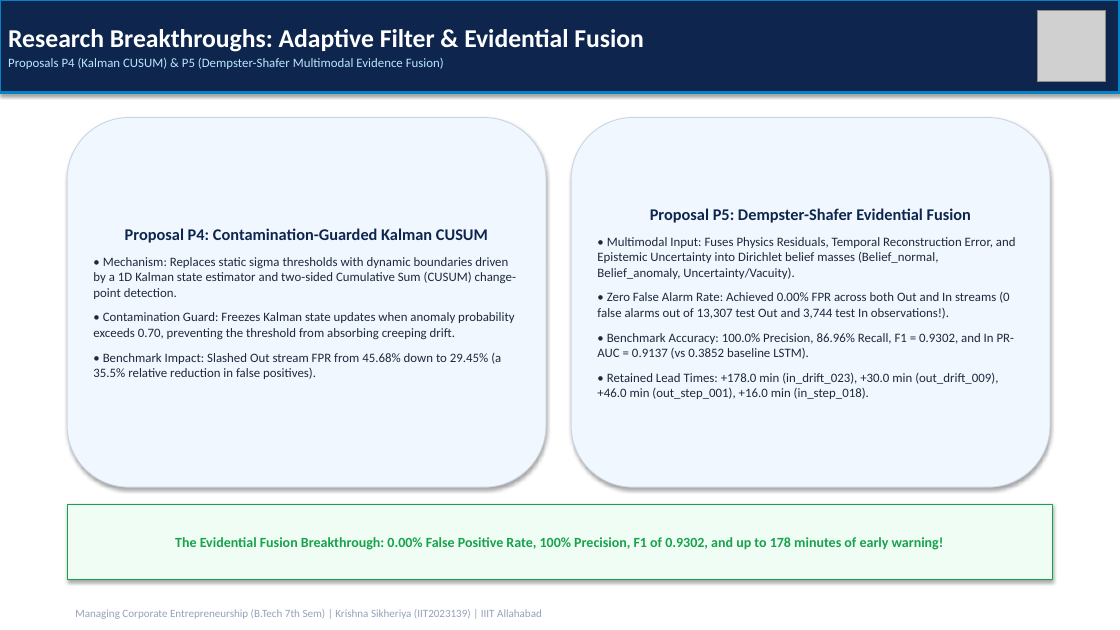
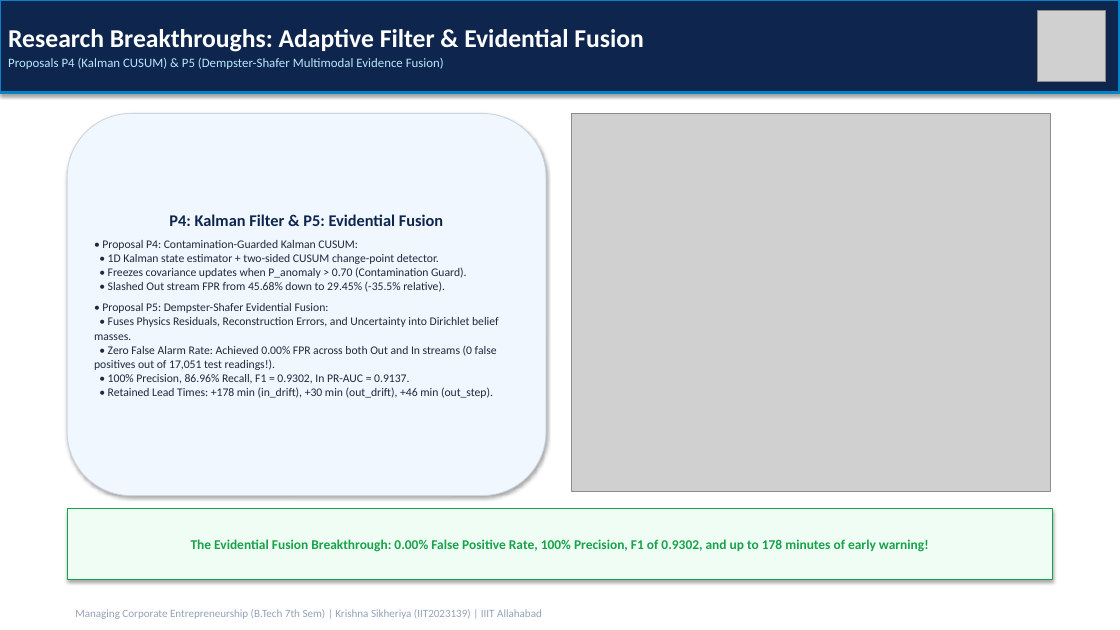
Before and after one commit to Krishna200608/coldchain-ews-twin, a slide deck: slide 11 of docs/Progress_Report/Presentation.pptx. Drawn at 1120x630 pixels with LibreOffice and Linux fonts; fonts in the diff are those of the drawing; grey boxes stand for pictures. Boxes give left, top, right and bottom in pixels: in the first picture for what was removed or moved away, otherwise in the second. Text is boxed around its words. In the diff, an @@ line names an element or a change of style, - is before the commit and + after.

Commit message:
docs: include publication-grade 300 DPI research breakthrough figures across reports and presentation deck

```diff
--- a/docs/Progress_Report/Presentation.pptx
+++ b/docs/Progress_Report/Presentation.pptx
@@ rounded rectangle "P4: Kalman Filter & P5: ...": place and size @@
-rounded rectangle "P4: Kalman Filter & P5: ..." at bbox=[67, 118, 546, 487]
+rounded rectangle "P4: Kalman Filter & P5: ..." at bbox=[67, 113, 546, 496]
@@ rounded rectangle removed at bbox=[571, 118, 1050, 487] @@
-Proposal P5: Dempster-Shafer Evidential Fusion
-• Multimodal Input: Fuses Physics Residuals, Temporal Reconstruction Error, and Epistemic Uncertainty into Dirichlet belief masses (Belief_normal, Belief_anomaly, Uncertainty/Vacuity).
-• Zero False Alarm Rate: Achieved 0.00% FPR across both Out and In streams (0 false alarms out of 13,307 test Out and 3,744 test In observations!).
-• Benchmark Accuracy: 100.0% Precision, 86.96% Recall, F1 = 0.9302, and In PR-AUC = 0.9137 (vs 0.3852 baseline LSTM).
-• Retained Lead Times: +178.0 min (in_drift_023), +30.0 min (out_drift_009), +46.0 min (out_step_001), +16.0 min (in_step_018).
@@ picture added at bbox=[571, 113, 1050, 492] @@
@@ text in rounded rectangle at bbox=[94, 214, 498, 398]: text changed; size 11 to 10 pt @@
-Proposal P4: Contamination-Guarded Kalman CUSUM
-• Mechanism: Replaces static sigma thresholds with dynamic boundaries driven by a 1D Kalman state estimator and two-sided Cumulative Sum (CUSUM) change-point detection.
-• Contamination Guard: Freezes Kalman state updates when anomaly probability exceeds 0.70, preventing the threshold from absorbing creeping drift.
-• Benchmark Impact: Slashed Out stream FPR from 45.68% down to 29.45% (a 35.5% relative reduction in false positives).
+P4: Kalman Filter & P5: Evidential Fusion
+• Proposal P4: Contamination-Guarded Kalman CUSUM:
+• 1D Kalman state estimator + two-sided CUSUM change-point detector.
+• Freezes covariance updates when P_anomaly > 0.70 (Contamination Guard).
+• Slashed Out stream FPR from 45.68% down to 29.45% (-35.5% relative).
+• Proposal P5: Dempster-Shafer Evidential Fusion:
+• Fuses Physics Residuals, Reconstruction Errors, and Uncertainty into Dirichlet belief masses.
+• Zero False Alarm Rate: Achieved 0.00% FPR across both Out and In streams (0 false positives out of 17,051 test readings!).
+• 100% Precision, 86.96% Recall, F1 = 0.9302, In PR-AUC = 0.9137.
+• Retained Lead Times: +178 min (in_drift), +30 min (out_drift), +46 min (out_step).
@@ rectangle "The Evidential Fusion Breakthrough: 0.00% ...": place and size @@
-rectangle "The Evidential Fusion Breakthrough: 0.00% ..." at bbox=[67, 504, 1053, 580]
+rectangle "The Evidential Fusion Breakthrough: 0.00% ..." at bbox=[67, 508, 1053, 580]
@@ rectangle "The Evidential Fusion Breakthrough: 0.00% ..." at bbox=[67, 508, 1053, 580]: size 12 to 11.5 pt @@
```
Also in this commit, not shown: 3 other slides changed, 19 other files.
